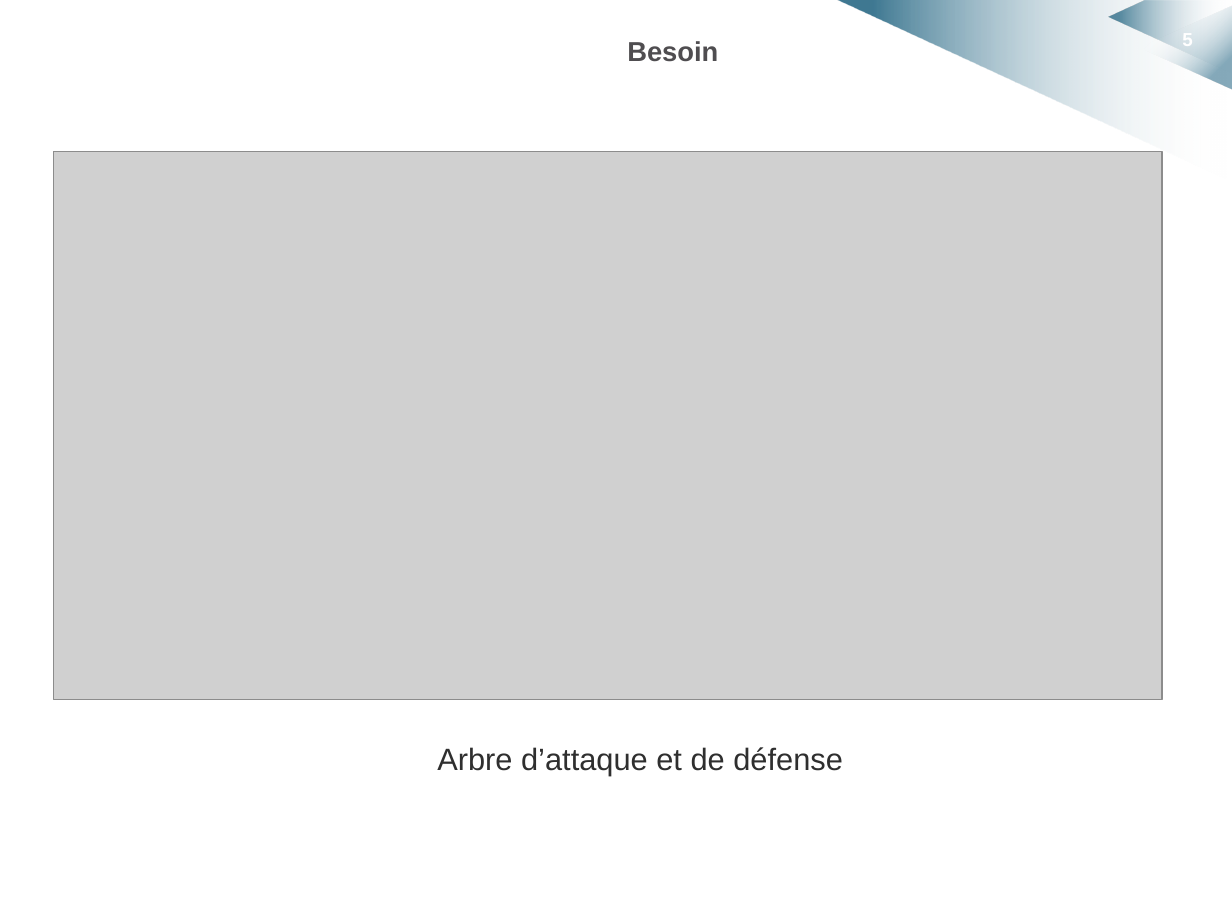
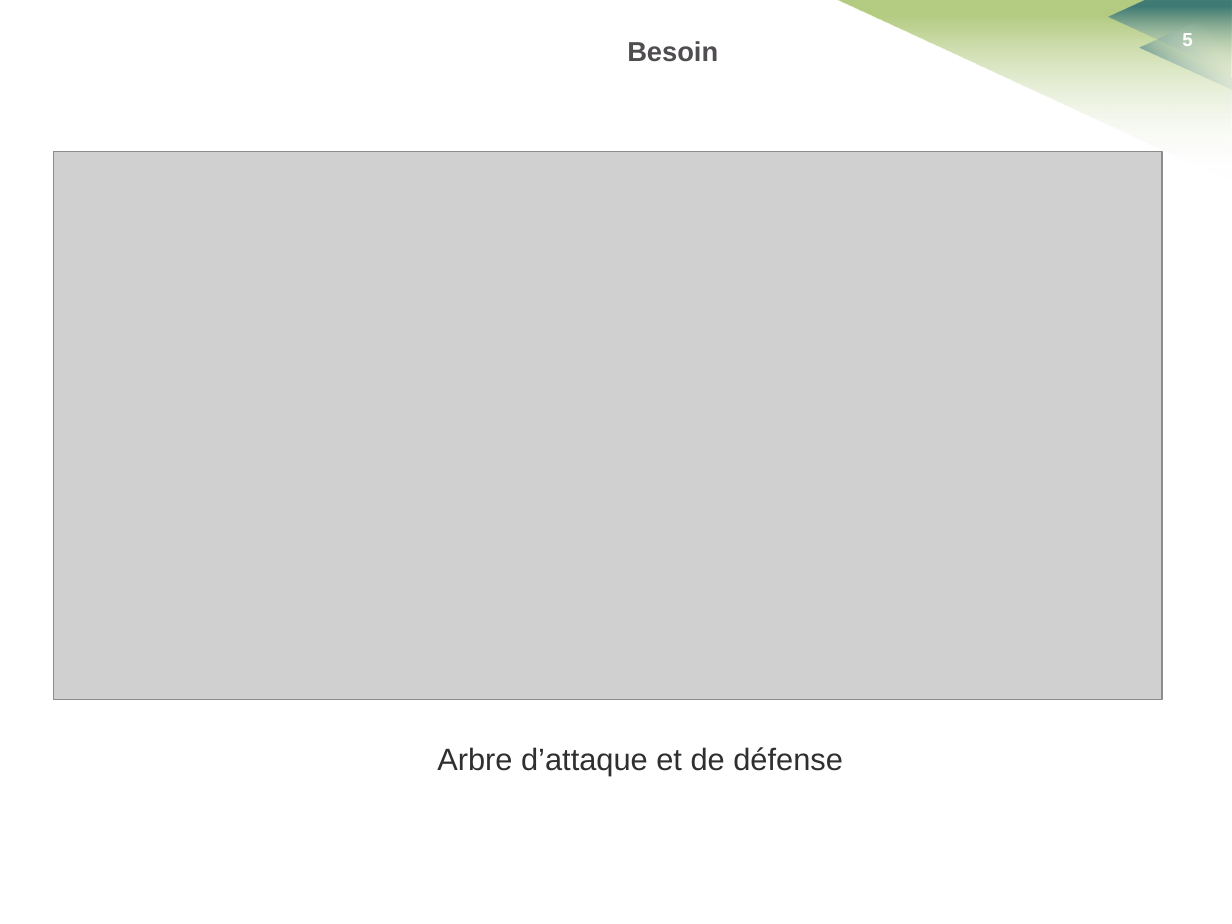
Before and after one commit to HKervadec/korrigolo, a slide deck: slide 5 of soutenances/planification/soutenance_planification.pptx. Drawn at 1232x924 pixels with LibreOffice and Linux fonts; fonts in the diff are those of the drawing; grey boxes stand for pictures; background and template pictures are left out. Boxes give left, top, right and bottom in pixels: in the first picture for what was removed or moved away, otherwise in the second. Text is boxed around its words. In the diff, an @@ line names an element or a change of style, - is before the commit and + after.

```diff
--- a/soutenances/planification/soutenance_planification.pptx
+++ b/soutenances/planification/soutenance_planification.pptx
@@ freeform shape at box(837, 0, 1232, 181): fill gradient #FFFFFF to #004D6F to gradient #FFFFFF to #9BBB59; outline redrawn @@
@@ freeform shape at box(1108, 1, 1231, 73): outline redrawn @@
@@ triangle at box(1140, 6, 1232, 89): proportions changed @@
@@ page number rewrapped from box(1182, 30, 1192, 51) to box(1182, 33, 1192, 46) @@
```
Also in this commit, not shown: 21 other slides changed, 1 slide added, 1 slide removed, 2 other files.
